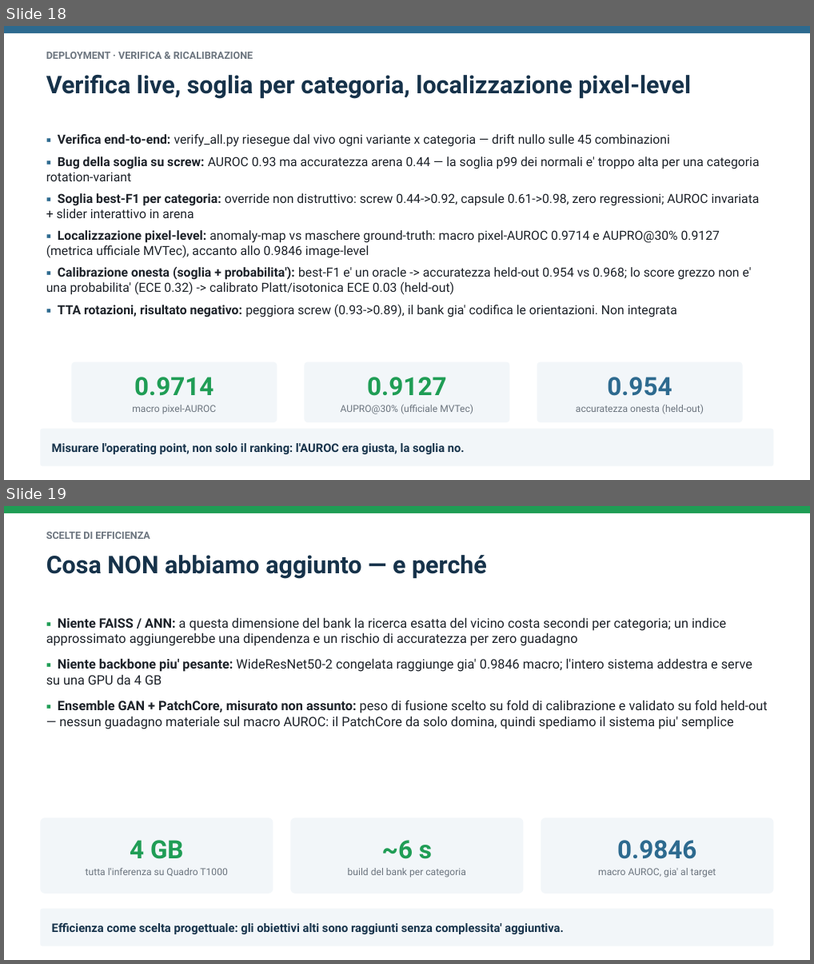
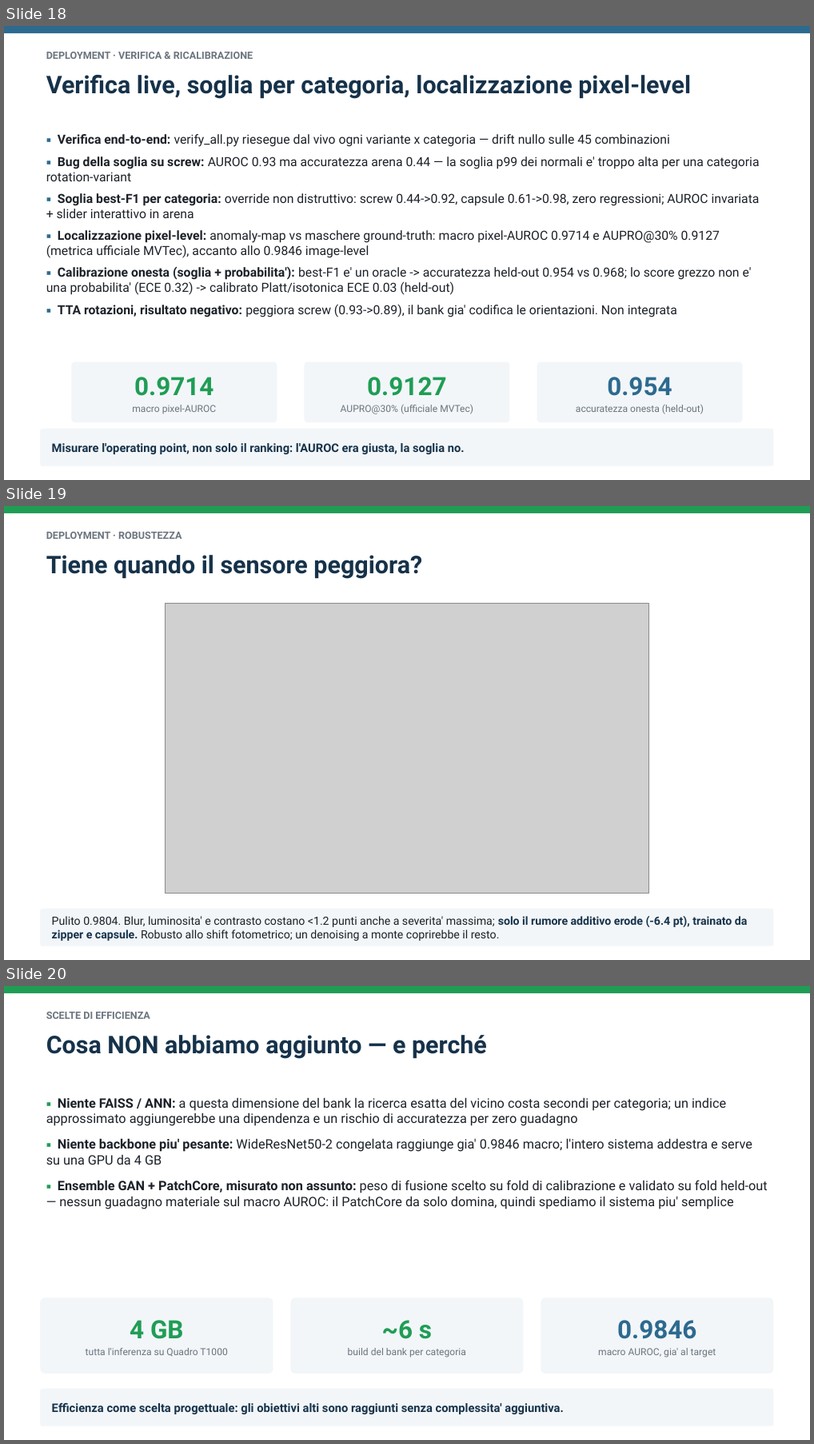
Before and after one commit to AlessandroPata/mvtec-anomaly-detection, a slide deck: relazione/PRESENTAZIONE_v2.pptx. Shown one above the other, each under a label of ours: slides 18 and 19 before the commit, slides 18, 19 and 20 after it. The pictures are 814x964 and 814x1444 pixels, drawn with LibreOffice and Linux fonts; fonts in the diff are those of the drawing; grey boxes stand for pictures. Boxes give left, top, right and bottom in pixels: in the first picture for what was removed or moved away, otherwise in the second. Text is boxed around its words. In the diff, an @@ line names an element or a change of style, - is before the commit and + after.

```diff
--- a/relazione/PRESENTAZIONE_v2.pptx
+++ b/relazione/PRESENTAZIONE_v2.pptx
@@ slide 19 added at [4, 506, 810, 960], background #FFFFFF @@
@@ rectangle added at [4, 506, 810, 513], fill #1F9D55 @@
@@ text added at [46, 532, 182, 539], 12 pt, text #6B747E, bold @@
+DEPLOYMENT · ROBUSTEZZA
@@ text added at [46, 555, 422, 579], 29 pt, text #16324A, bold @@
+Tiene quando il sensore peggiora?
@@ picture added at [166, 603, 650, 893] @@
@@ rounded rectangle added at [40, 908, 774, 946], fill #F2F6F9, 13.5 pt, text #1C2128 @@
+Pulito 0.9804. Blur, luminosita' e contrasto costano <1.2 punti anche a severita' massima; solo il rumore additivo erode (-6.4 pt), trainato da zipper e capsule. Robusto allo shift fotometrico; un denoising a monte coprirebbe il resto.
@@ what was slide 19 is now slide 20 @@
```
Also in this commit, not shown: 9 other files.
